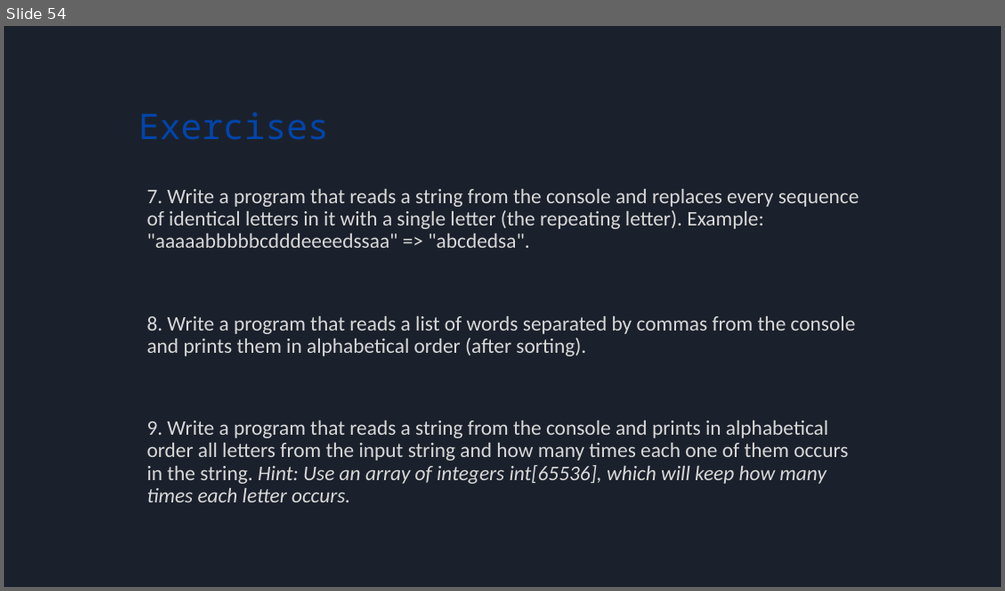
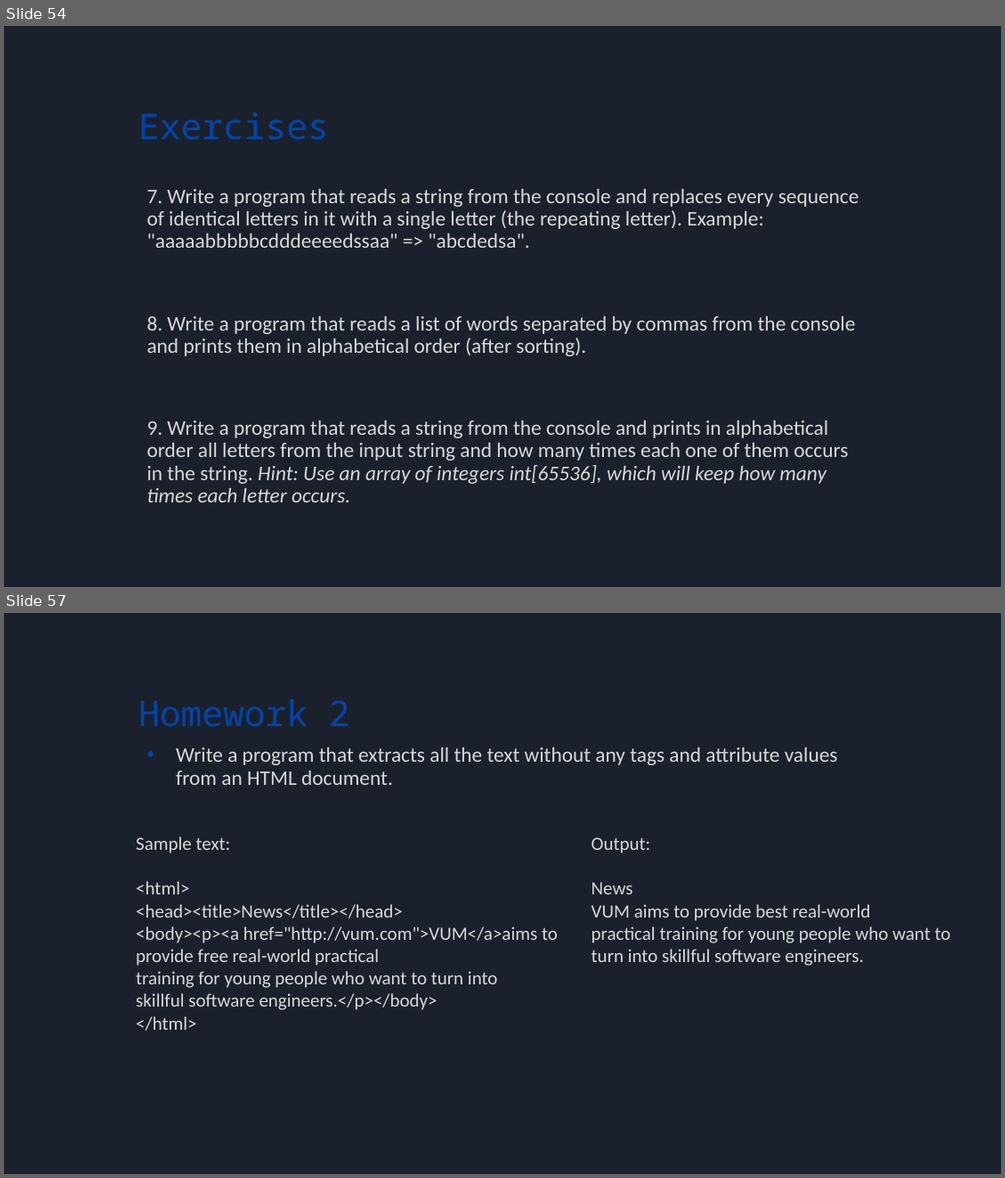
Before and after one commit to bulhard/Principles_Of_Programming, a slide deck: _Presentations/02 Working with strings and texts.pptx. Shown one above the other, each under a label of ours: slide 54 before the commit, slides 54 and 57 after it; the slides between them are not shown. The pictures are 1005x591 and 1005x1178 pixels, drawn with LibreOffice and Linux fonts; fonts in the diff are those of the drawing. Boxes give left, top, right and bottom in pixels: in the first picture for what was removed or moved away, otherwise in the second. Text is boxed around its words. In the diff, an @@ line names an element or a change of style, - is before the commit and + after.

Commit message:
Homework

```diff
--- a/_Presentations/02 Working with strings and texts.pptx
+++ b/_Presentations/02 Working with strings and texts.pptx
@@ slide 57 added at (x1=4, y1=613, x2=1001, y2=1174), background #1B212C @@
@@ title added at (x1=138, y1=699, x2=350, y2=727), 34 pt, text #0145AC @@
+Homework 2
@@ text added at (x1=176, y1=747, x2=838, y2=785), 20 pt, text #D8D8D8 @@
+• Write a program that extracts all the text without any tags and attribute values from an HTML document.
@@ text added at (x1=136, y1=836, x2=558, y2=1030), 18 pt, text #D8D8D8 @@
+Sample text:
+<html>
+<head><title>News</title></head>
+<body><p><a href="http://vum.com">VUM</a>aims to provide free real-world practical
+training for young people who want to turn into
+skillful software engineers.</p></body>
+</html>
@@ text added at (x1=591, y1=837, x2=951, y2=965), 18 pt, text #D8D8D8 @@
+Output:
+News
+VUM aims to provide best real-world
+practical training for young people who want to turn into skillful software engineers.
```
Also in this commit, not shown: 3 other slides added.
